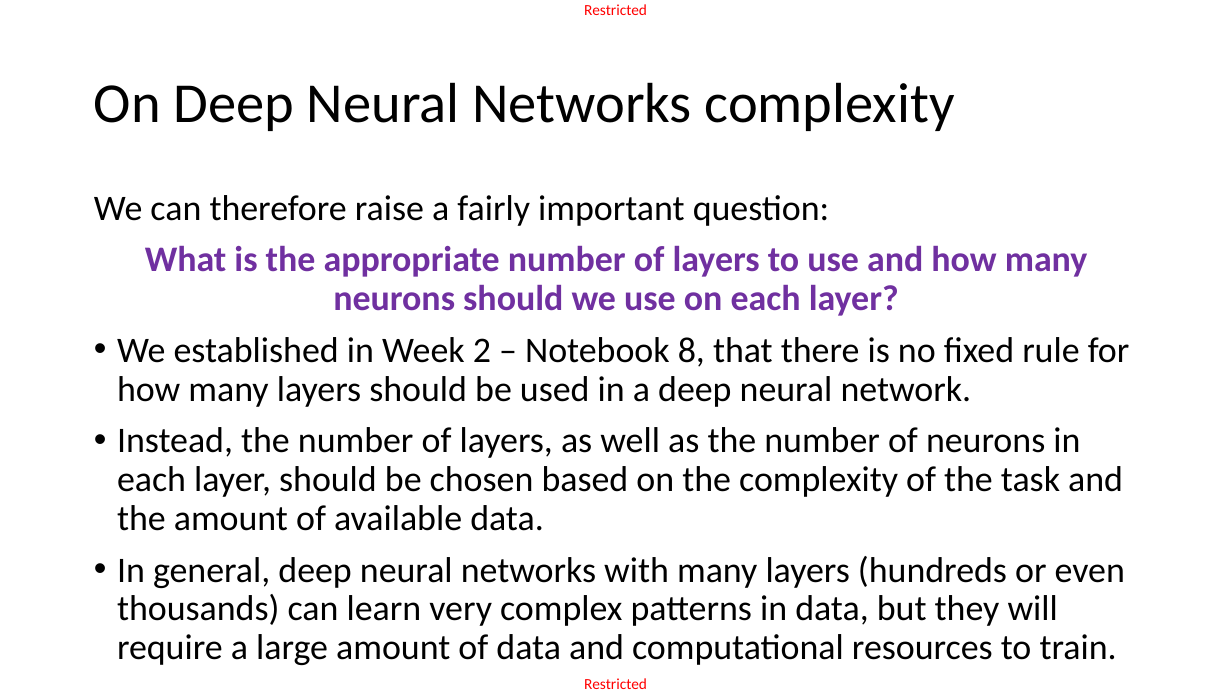
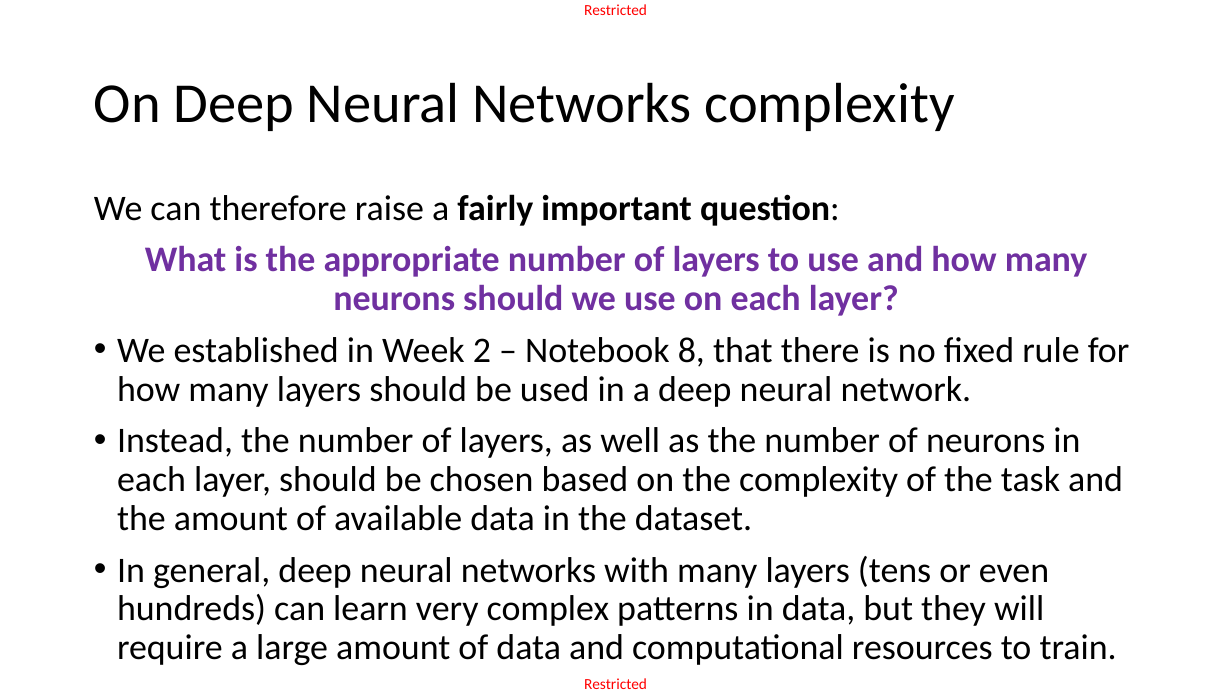
Before and after one commit to matthieudemari/SUTD_DL_50_039, a slide deck: slide 49 of W3/3. W3S3 final/W3S3.pptx. Drawn at 1232x693 pixels with LibreOffice and Linux fonts; fonts in the diff are those of the drawing. Boxes give left, top, right and bottom in pixels: in the first picture for what was removed or moved away, otherwise in the second. Text is boxed around its words. In the diff, an @@ line names an element or a change of style, - is before the commit and + after.

```diff
--- a/W3/3. W3S3 final/W3S3.pptx
+++ b/W3/3. W3S3 final/W3S3.pptx
@@ text at (94,194,840,226): bold on in "fairly important question:" @@
@@ text at (117,427,1123,665): text changed @@
-• Instead, the number of layers, as well as the number of neurons in each layer, should be chosen based on the complexity of the task and the amount of available data.
-• In general, deep neural networks with many layers (hundreds or even thousands) can learn very complex patterns in data, but they will require a large amount of data and computational resources to train.
+• Instead, the number of layers, as well as the number of neurons in each layer, should be chosen based on the complexity of the task and the amount of available data in the dataset.
+• In general, deep neural networks with many layers (tens or even hundreds) can learn very complex patterns in data, but they will require a large amount of data and computational resources to train.
```
Also in this commit, not shown: 30 other slides changed, 1 slide added, 1 slide removed, 10 other files.
